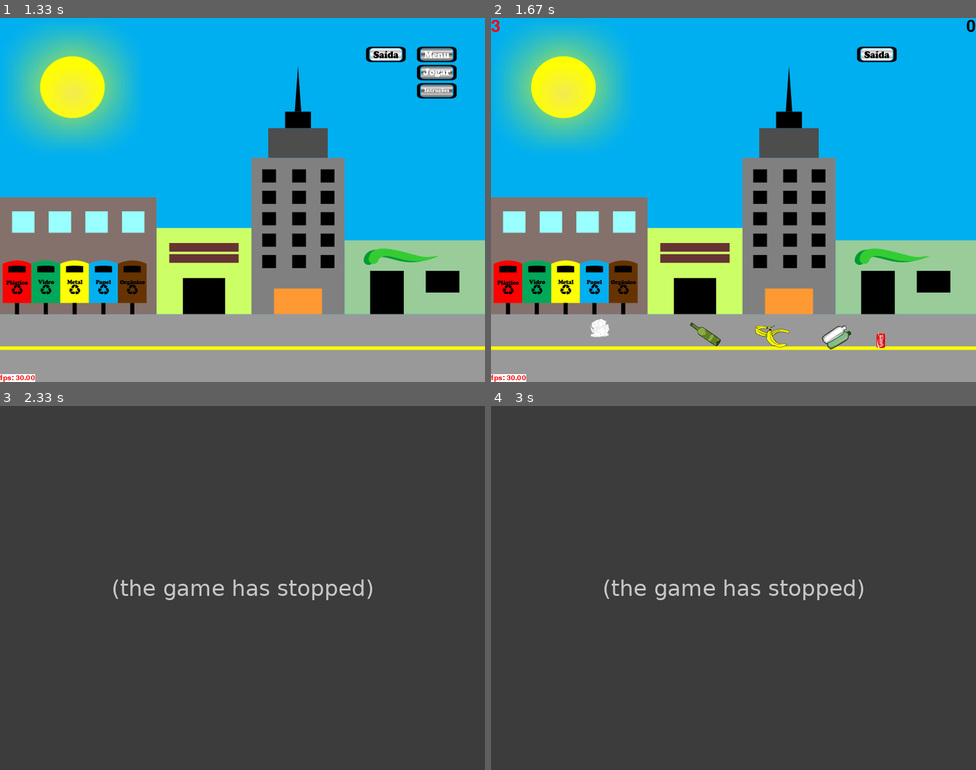
Above: before the commit, frames 1-4 (two rows, left to right).
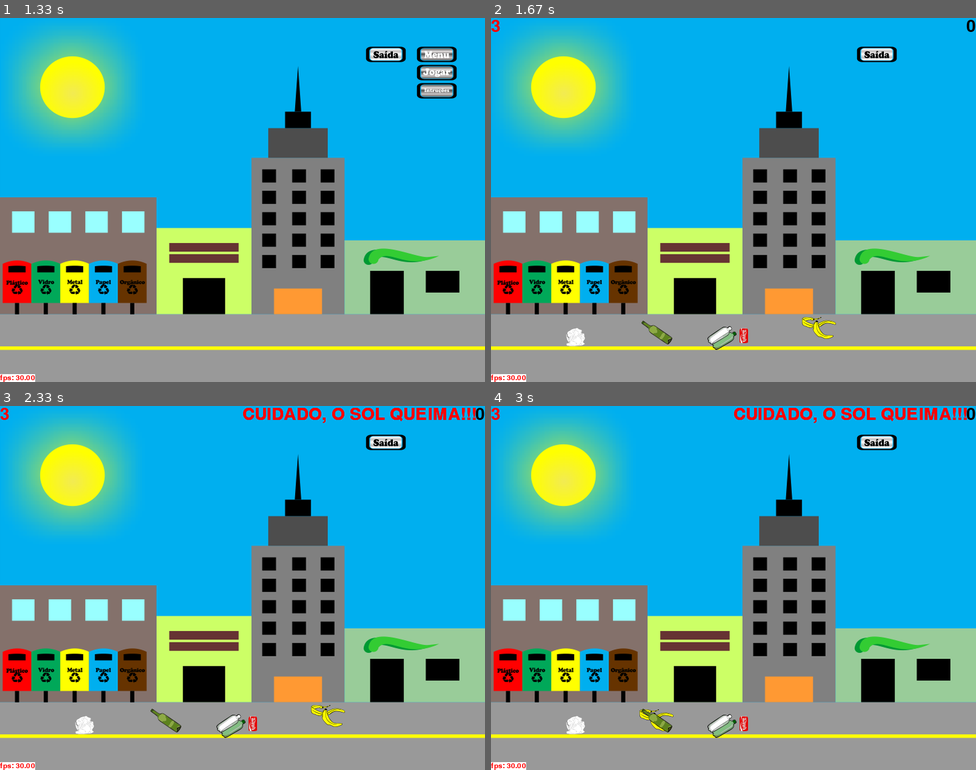
Above: after the commit, the same moments.

Repository: sebastiaoLa/pygame-coleta-seletiva
Game: pygame game, started from joguinho.py
Same seed, same stepped clock (60 frames per second), same inputs: the game is played once before the commit and once after it.
Inputs (mouse positions are in pixels of both pictures, inside the frame that each line leads up to):
- Up to frame 1 (1.33 s): press the mouse at (388, 54) at 0.37 s; move the mouse to (237, 170) at 0.47 s; release the mouse at (92, 287) at 0.6 s; click (436, 54) at 0.72 s; tap F at 1.17 s
- Up to frame 2 (1.67 s): click (927, 72) at 1.55 s
- Up to frame 3 (2.33 s): click (63, 424) at 1.88 s; press the mouse at (164, 719) at 2.2 s; move the mouse to (184, 722) at 2.3 s
- Up to frame 4 (3 s): release the mouse at (694, 722) at 2.43 s; click (820, 715) at 2.55 s; press the mouse at (655, 719) at 2.87 s; move the mouse to (636, 606) at 2.97 s

Frame 1 is identical in both runs. In frame 2, 1.4% of the frame differs, in the area x 15-82%, y 82-92%; in frame 3, 99%; in frame 4, 99%, in the area x 0-100%, y 0-100%.
Error before the commit: NameError: name 'T' is not defined (joguinho.py line 148); the game stopped at 1.93 s (later frames are placeholders)

Commit message:
pylint code cleaning

Diff:
--- a/joguinho.py
+++ b/joguinho.py
@@ -4,10 +4,29 @@
 
 import pygame
 from PIL import Image
-from pygame.locals import K_ESCAPE, KEYDOWN, MOUSEBUTTONUP, MOUSEMOTION, QUIT, K_f
+from pygame.locals import (
+    K_ESCAPE,
+    KEYDOWN,
+    MOUSEBUTTONUP,
+    MOUSEMOTION,
+    QUIT,
+    K_f
+)
 
 from classes import Trash, Sprite, Batch, Text
-from constants import RED, WIDTH, WHITE, BLACK, ORGANICO, PAPEL, METAL, PLASTICO, VIDRO, HEIGHT, FPS
+from constants import (
+    RED,
+    WIDTH,
+    WHITE,
+    BLACK,
+    ORGANICO,
+    PAPEL,
+    METAL,
+    PLASTICO,
+    VIDRO,
+    HEIGHT,
+    FPS
+)
 
 
 class Game(object):
@@ -29,16 +48,45 @@
         }
 
         self.trash_bins = {
-            ORGANICO: pygame.Rect(int(WIDTH*0.245), int(HEIGHT*0.68), int(WIDTH*0.055), int(HEIGHT*0.10)),
-            METAL: pygame.Rect(int(WIDTH*0.126), int(HEIGHT*0.68), int(WIDTH*0.055), int(HEIGHT*0.10)),
-            PAPEL: pygame.Rect(int(WIDTH*0.186), int(HEIGHT*0.68), int(WIDTH*0.055), int(HEIGHT*0.10)),
-            PLASTICO: pygame.Rect(int(WIDTH*0.0075), int(HEIGHT*0.68), int(WIDTH*0.055), int(HEIGHT*0.10)),
-            VIDRO: pygame.Rect(int(WIDTH*0.0674), int(HEIGHT*0.68), int(WIDTH*0.055), int(HEIGHT*0.10))
+            ORGANICO: pygame.Rect(
+                int(WIDTH*0.245),
+                int(HEIGHT*0.68),
+                int(WIDTH*0.055),
+                int(HEIGHT*0.10)
+            ),
+            METAL: pygame.Rect(
+                int(WIDTH*0.126),
+                int(HEIGHT*0.68),
+                int(WIDTH*0.055),
+                int(HEIGHT*0.10)
+            ),
+            PAPEL: pygame.Rect(
+                int(WIDTH*0.186),
+                int(HEIGHT*0.68),
+                int(WIDTH*0.055),
+                int(HEIGHT*0.10)
+            ),
+            PLASTICO: pygame.Rect(
+                int(WIDTH*0.0075),
+                int(HEIGHT*0.68),
+                int(WIDTH*0.055),
+                int(HEIGHT*0.10)
+            ),
+            VIDRO: pygame.Rect(
+                int(WIDTH*0.0674),
+                int(HEIGHT*0.68),
+                int(WIDTH*0.055),
+                int(HEIGHT*0.10)
+            )
         }
 
         self.timer = False
         self.sol_obj_rect = pygame.Rect(
-            int(WIDTH*0.085), int(HEIGHT*0.013), int(WIDTH*0.09), int(HEIGHT*0.083))
+            int(WIDTH*0.085),
+            int(HEIGHT*0.013),
+            int(WIDTH*0.09),
+            int(HEIGHT*0.083)
+        )
         self.nivel = 1
         self.temporizer = -1
         self.mousex = 0
@@ -60,23 +108,37 @@
 
         # pygame.display.toggle_fullscreen()
         self.playing_orig_crt = Image.open(
-            'data/images/background/playing.png').resize((WIDTH, HEIGHT), Image.LANCZOS)
+            'data/images/background/playing.png'
+            ).resize((WIDTH, HEIGHT), Image.LANCZOS)
         self.playing_orig_err = Image.open(
-            'data/images/background/playing2.png').resize((WIDTH, HEIGHT), Image.LANCZOS)
-
-        self.playing = Sprite(pygame.image.fromstring(self.playing_orig_crt.tobytes(
-        ), self.playing_orig_crt.size, self.playing_orig_crt.mode), self.batch)
+            'data/images/background/playing2.png'
+            ).resize((WIDTH, HEIGHT), Image.LANCZOS)
+
+        self.playing = Sprite(
+            pygame.image.fromstring(
+                self.playing_orig_crt.tobytes(),
+                self.playing_orig_crt.size,
+                self.playing_orig_crt.mode
+            ),
+            self.batch
+        )
 
         self.menu = Sprite('data/images/menu/menu1.png', self.batch)
 
-        self.jogar = Sprite(pygame.image.load(
-            'data/images/menu/jogar1.png'), self.batch)
-
-        self.sair = Sprite(pygame.image.load(
-            'data/images/menu/sair1.png'), self.batch)
-
-        self.instrucoes = Sprite(pygame.image.load(
-            'data/images/menu/instrucoes1.png'), self.batch)
+        self.jogar = Sprite(
+            pygame.image.load('data/images/menu/jogar1.png'),
+            self.batch
+        )
+
+        self.sair = Sprite(
+            pygame.image.load('data/images/menu/sair1.png'),
+            self.batch
+        )
+
+        self.instrucoes = Sprite(
+            pygame.image.load('data/images/menu/instrucoes1.png'),
+            self.batch
+        )
 
         self.menu.set_center((int(WIDTH*0.9), 60))
 
@@ -86,7 +148,8 @@
 
         self.instrucoes.set_center(self.menu.rect.center)
 
-        self.sair.rect.right, self.sair.rect.top = self.menu.rect.left - 15, self.menu.rect.top
+        self.sair.rect.right = self.menu.rect.left - 15
+        self.sair.rect.top = self.menu.rect.top
 
         self.playing.draw(self.displaysurf)
         self.menu.draw(self.displaysurf)
@@ -122,17 +185,17 @@
             elif self.instrucoes.clicked:
                 self.instrucoes.clicked = False
             else:
-                sys.exit()
-                pygame.quit()
-                exit()
+                self.quit()
         if not self.jogando:
             sound_obj = pygame.mixer.Sound('data/sounds/click.ogg')
             sound_obj.play()
-            if self.instrucoes.clicked == False:
-                if self.jogar.rect.collidepoint(mouse_clk_pos) and self.jogar.rect.center[1] >= 90:
+            if not self.instrucoes.clicked:
+                if (self.jogar.rect.collidepoint(mouse_clk_pos) and
+                        self.jogar.rect.center[1] >= 90):
                     self.jogando = True
 
-                if self.instrucoes.rect.collidepoint(mouse_clk_pos) and self.jogar.rect.center[1] >= 90:
+                if (self.instrucoes.rect.collidepoint(mouse_clk_pos) and
+                        self.jogar.rect.center[1] >= 90):
                     self.instrucoes.clicked = True
 
                 if self.menu.check_collide(mouse_clk_pos):
@@ -145,8 +208,10 @@
             if self.sol_obj_rect.collidepoint(mouse_clk_pos):
                 self.text_surface_obj.update("CUIDADO, O SOL QUEIMA!!!")
                 self.temporizer = time.time()+3
-                self.timer = T
-            elif True in [self.trashes[x].clicked for x in self.trashes.keys()]:
+                self.timer = True
+            elif True in [
+                    self.trashes[x].clicked for x in self.trashes.keys()
+                    ]:
                 for i in self.trashes.keys():
                     if self.trashes[i].clicked:
                         if self.trash_bins[i].collidepoint(mouse_clk_pos):
@@ -154,16 +219,19 @@
                         else:
                             self.erro()
 
-                        self.trashes[i].clicked = self.trashes[i].in_screen = False
-
+                        self.trashes[i].clicked = False
+                        self.trashes[i].in_screen = False
                         break
 
             for i in self.trashes:
-                if self.trashes[i].in_screen and self.trashes[i].check_clicked(mouse_clk_pos):
+                if (self.trashes[i].in_screen and
+                        self.trashes[i].check_clicked(mouse_clk_pos)):
                     break
 
-            if True not in [self.trashes[x].in_screen for x in self.trashes.keys()]:
-                #jogando = False
+            if True not in [
+                    self.trashes[x].in_screen for x in self.trashes.keys()
+                    ]:
+                # jogando = False
                 self.restart()
                 self.nivel += 1
                 self.text_surface_obj.update("Nivel: "+str(self.nivel))
@@ -182,7 +250,7 @@
             self.sair.surface = pygame.image.load('data/images/menu/sair2.png')
         else:
             self.sair.surface = pygame.image.load('data/images/menu/sair1.png')
-        if self.jogando == False and self.instrucoes.clicked == False:
+        if self.jogando is False and self.instrucoes.clicked is False:
             if self.menu.check_collide(mouseMotPos):
                 self.menu.surface = pygame.image.load(
                     'data/images/menu/menu2.png')
@@ -218,16 +286,13 @@
                 mouse_clk_pos = (0, 0)
                 mouseMotPos = (0, 0)
                 if event.type == QUIT:
-                    sys.exit()
-                    pygame.quit()
-                    exit()
+                    self.quit()
                 if event.type == MOUSEBUTTONUP:
                     mouse_clk_pos = event.pos
                     self.game_clicked(mouse_clk_pos)
                 elif event.type == MOUSEMOTION:
                     mouseMotPos = event.pos
                     self.mouse_moved(mouseMotPos)
-                    mousemox, mousemoy = mouseMotPos
                 if event.type == KEYDOWN:
                     if event.key == K_f:
                         pygame.display.toggle_fullscreen()
@@ -237,9 +302,7 @@
                         elif self.instrucoes.clicked:
                             self.instrucoes.clicked = False
                         else:
-                            sys.exit()
-                            pygame.quit()
-                            exit()
+                            self.quit()
 
             if self.animate:
                 if self.jogar.get_center()['y'] >= 90:
@@ -250,7 +313,7 @@
 
             if eventHappen:
                 self.playing.draw(self.displaysurf)
-                if self.instrucoes.clicked == True:
+                if self.instrucoes.clicked is True:
                     instrucoescaixa = Sprite(pygame.image.load(
                         'data/images/menu/instrucoescaixa.png'), self.batch)
                     instrucoescaixa.set_center((WIDTH/2, HEIGHT/2))
@@ -263,13 +326,13 @@
                         if self.trashes[i].in_screen:
                             self.trashes[i].draw(self.displaysurf)
 
-                if self.jogando == False and self.instrucoes.clicked == False:
+                if self.jogando is False and self.instrucoes.clicked is False:
                     self.jogar.draw(self.displaysurf)
                     self.instrucoes.draw(self.displaysurf)
                     self.menu.draw(self.displaysurf)
                 self.sair.draw(self.displaysurf)
 
-            if self.timer == True:
+            if self.timer is True:
                 if self.temporizer >= time.time():
                     self.text_surface_obj.draw(self.displaysurf)
                 else:
@@ -283,8 +346,12 @@
             # self.batch.draw()
             pygame.time.Clock().tick(FPS)
             if not self.fps:
-                self.fps = Text(text='fps: %.2f' % (
-                    1000/((time.time()*1000)-millis)), batch=self.batch, size=12, background=WHITE)
+                self.fps = Text(
+                    text='fps: %.2f' % (1000/((time.time()*1000)-millis)),
+                    batch=self.batch,
+                    size=12,
+                    background=WHITE
+                )
                 self.fps.get_rect().bottomleft = (0, HEIGHT)
             else:
                 self.fps.update('fps: %.2f' %
@@ -301,11 +368,12 @@
         sound_obj.play()
         self.ponto += 1
         self.playing.surface = pygame.image.fromstring(
-            self.playing_orig_crt.tobytes(), self.playing_orig_crt.size, self.playing_orig_crt.mode)
+            self.playing_orig_crt.tobytes(),
+            self.playing_orig_crt.size,
+            self.playing_orig_crt.mode
+        )
         if self.ponto == 15:
             self.jogando = False
-            mousex = 0
-            mousey = 0
             self.restart()
             self.vidaponto()
             self.text_surface_obj.update("Parabens, voce venceu")
@@ -317,7 +385,10 @@
         self.vidas = self.vidas - 1
 
         self.playing.surface = pygame.image.fromstring(
-            self.playing_orig_err.tobytes(), self.playing_orig_err.size, self.playing_orig_err.mode)
+            self.playing_orig_err.tobytes(),
+            self.playing_orig_err.size,
+            self.playing_orig_err.mode
+        )
         if self.vidas == 0:
             sound_obj = pygame.mixer.Sound('data/sounds/badswap.wav')
             sound_obj.play()
@@ -334,17 +405,33 @@
         for i in self.trashes.keys():
             test = True
             while test:
-                self.trashes[i].move_center((random.randint(int(
-                    WIDTH*0.1), int(WIDTH*0.9)), random.randint(int(HEIGHT*0.85), int(HEIGHT*0.9))))
+                self.trashes[i].move_center(
+                    (
+                        random.randint(
+                            int(WIDTH*0.1),
+                            int(WIDTH*0.9)
+                        ),
+                        random.randint(
+                            int(HEIGHT*0.85),
+                            int(HEIGHT*0.9)
+                        )
+                    )
+                )
                 test = False
                 for j in self.trashes.keys():
                     if i != j:
-                        if self.trashes[i].rect.colliderect(self.trashes[j].rect) == 1:
+                        j_trash_rect = self.trashes[i].rect
+                        i_trash_rect = self.trashes[j].rect
+                        if i_trash_rect.colliderect(j_trash_rect) == 1:
                             test = True
                             break
             self.trashes[i].in_screen = True
             self.trashes[i].clicked = False
 
+    def quit(self):
+        sys.exit()
+        pygame.quit()
+        exit()
 
 game = Game()
 game.main_loop()
